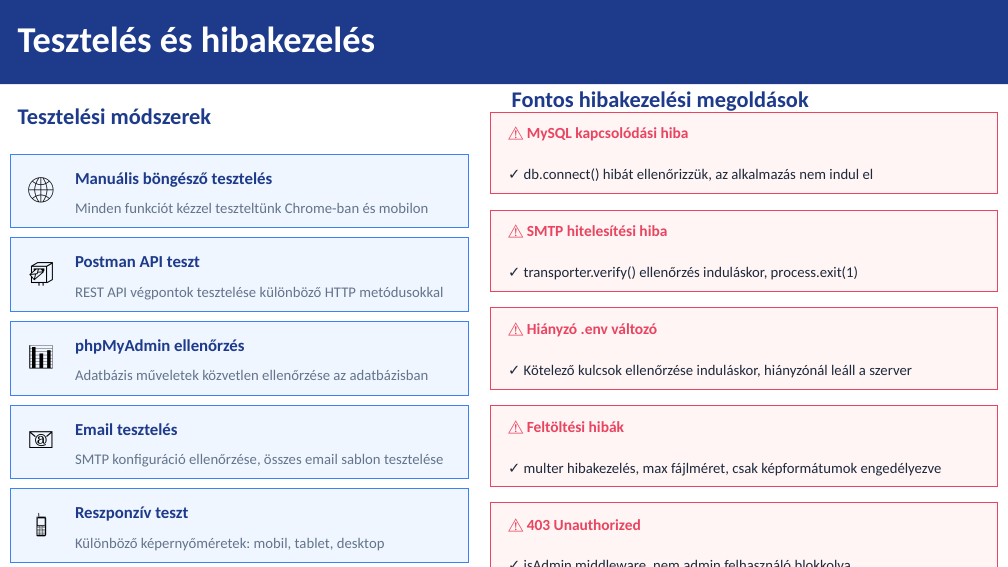
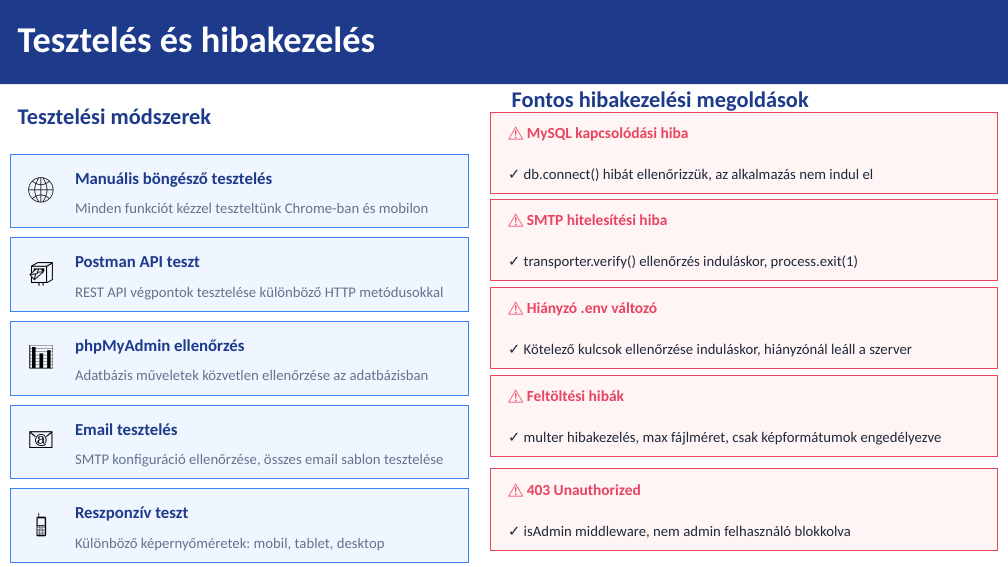
Before and after one commit to Robinhood0123/kutyak, a slide deck: slide 13 of DOKUMENTUMOK/SzakmaiVizsga_Prezentacio.pptx. Drawn at 1008x567 pixels with LibreOffice and Linux fonts; fonts in the diff are those of the drawing. Boxes give left, top, right and bottom in pixels: in the first picture for what was removed or moved away, otherwise in the second. Text is boxed around its words. In the diff, an @@ line names an element or a change of style, - is before the commit and + after.

```diff
--- a/DOKUMENTUMOK/SzakmaiVizsga_Prezentacio.pptx
+++ b/DOKUMENTUMOK/SzakmaiVizsga_Prezentacio.pptx
@@ 2 texts, 1 rectangle: place and size @@
-2 texts, 1 rectangle at (491, 210, 998, 291)
+2 texts, 1 rectangle at (491, 200, 998, 281)
@@ 2 texts, 1 rectangle: place and size @@
-2 texts, 1 rectangle at (491, 308, 998, 389)
+2 texts, 1 rectangle at (491, 287, 998, 368)
@@ 2 texts, 1 rectangle: place and size @@
-2 texts, 1 rectangle at (491, 406, 998, 487)
+2 texts, 1 rectangle at (491, 376, 998, 457)
@@ 2 texts, 1 rectangle: place and size @@
-2 texts, 1 rectangle at (491, 503, 998, 567)
+2 texts, 1 rectangle at (491, 468, 998, 551)
```
Also in this commit, not shown: 1 other slide changed.
